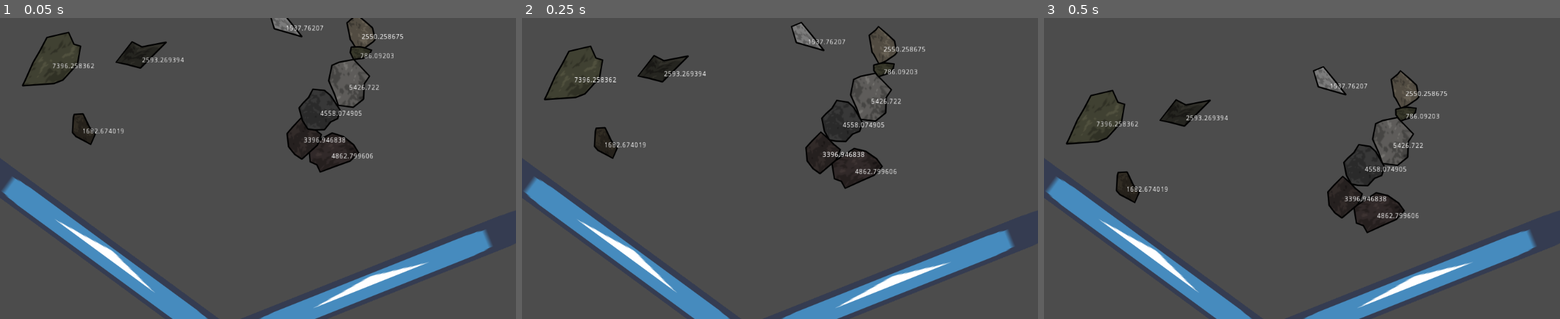
Above: before the commit, frames 1-3 (left to right).
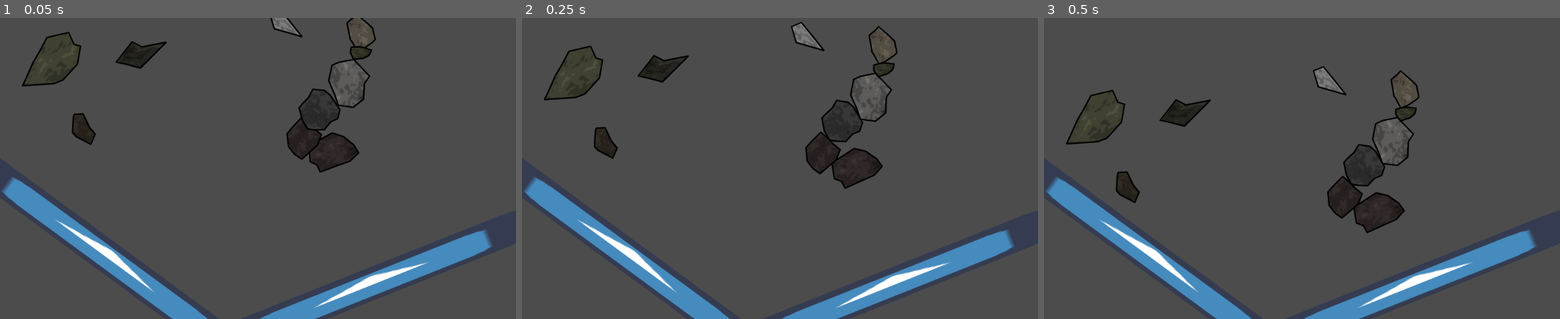
Above: after the commit, the same moments.

Repository: ebrahimebrahim/knock-the-rock
Game: Godot game, scene res://Main.tscn
The game is run twice, just before and just after one commit, with the same random seed, the same clock (stepped at 60 frames per second) and the same inputs. The engine's default icon, where the game draws it, is replaced by a stand-in: a white triangle on a blue panel in a dark square.
Inputs:
- Up to frame 1 (0.05 s): no input
- Up to frame 2 (0.25 s): no input
- Up to frame 3 (0.5 s): no input

The runs differ from the first frame. In frame 1, 0.7% of the frame differs, in the area x 10-79%, y 2-47%; in frame 2, 0.7%, in the area x 10-79%, y 7-52%; in frame 3, 0.7%.

Commit message:
removed area labels

Diff:
--- a/ktr/Rock.gd
+++ b/ktr/Rock.gd
@@ -12,10 +12,6 @@
 	generate_polygon()
 	mass = calculate_area()
 
-	var area_label = Label.new()
-	add_child(area_label)
-	area_label.text = str(calculate_area())
-
 	continuous_cd = CCD_MODE_CAST_RAY # might make this an option
 	var phys = PhysicsMaterial.new()
 	phys.bounce = 0.15
@@ -29,9 +25,6 @@
 	# make ConcavePolygonShape2D if most rocks concave
 	collision_shape.shape = ConvexPolygonShape2D.new()
 	collision_shape.shape.points = vertices
-
-func _process(delta):
-	get_child(0).set_rotation(-rotation)
 
 func generate_texture():
 	texture = ImageTexture.new()
